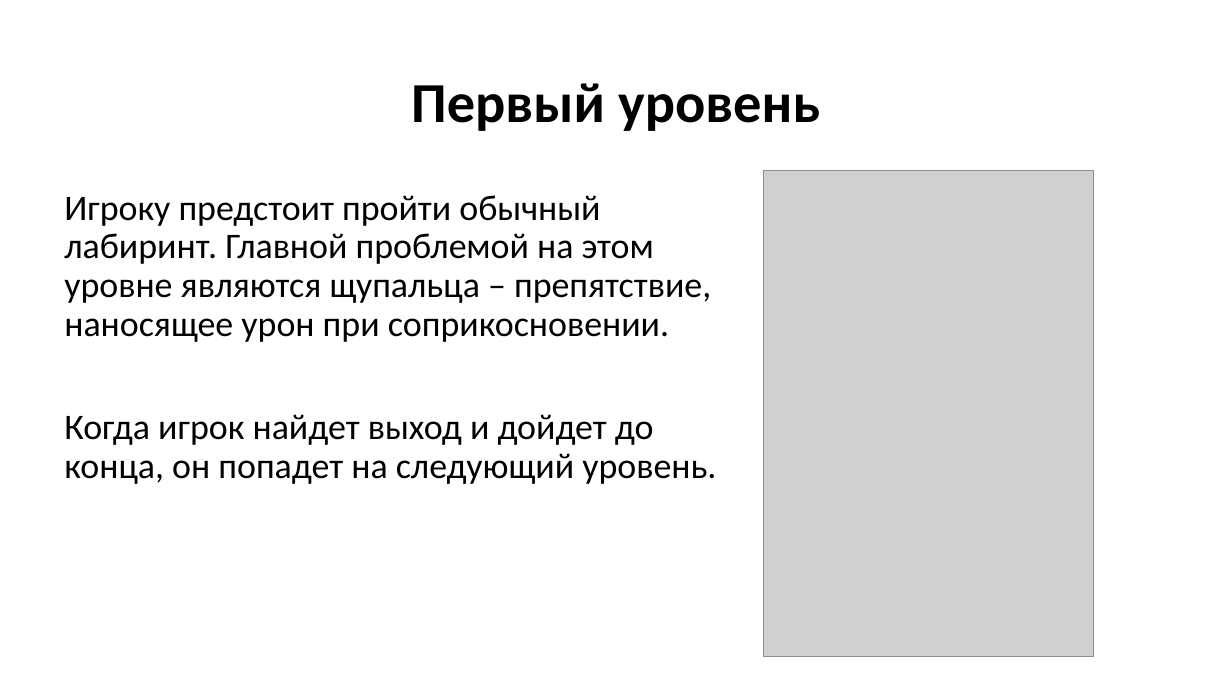
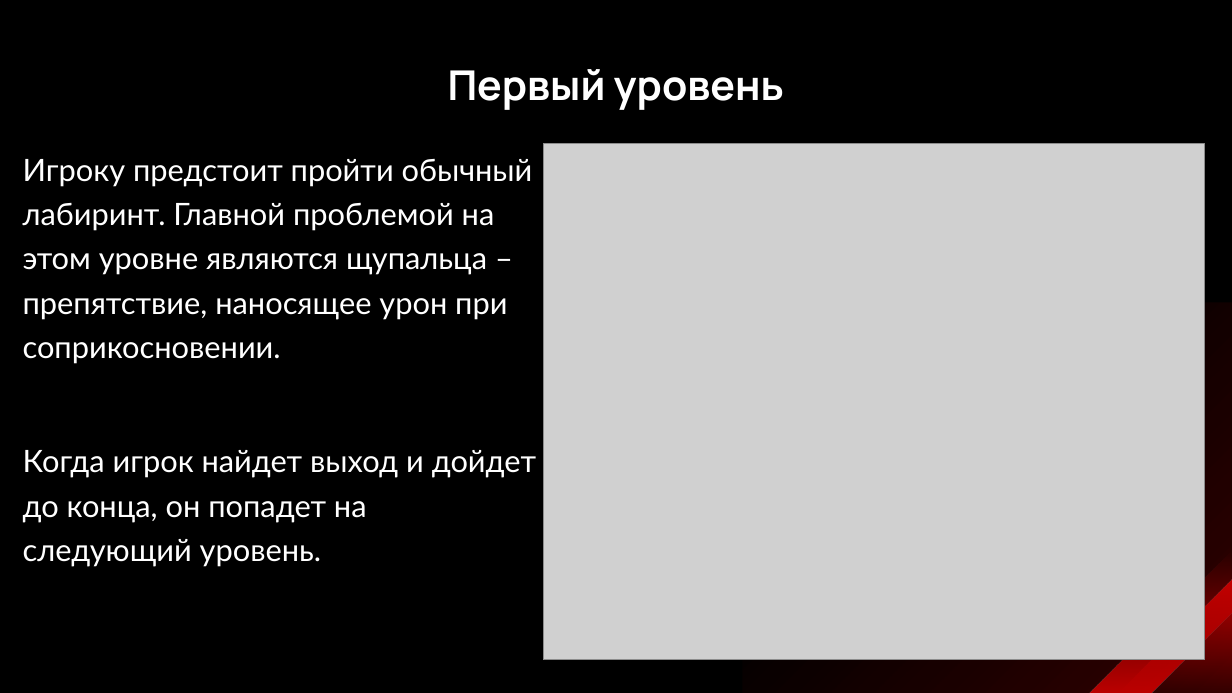
Before and after one commit to Vinipulya/The-story-of-the-Warrior-Cat, a slide deck: slide 3 of Презентация.pptx. Drawn at 1232x693 pixels with LibreOffice and Linux fonts; fonts in the diff are those of the drawing; grey boxes stand for pictures. Boxes give left, top, right and bottom in pixels: in the first picture for what was removed or moved away, otherwise in the second. Text is boxed around its words. In the diff, an @@ line names an element or a change of style, - is before the commit and + after.

```diff
--- a/Презентация.pptx
+++ b/Презентация.pptx
@@ background #FFFFFF to #000000 @@
@@ title "Первый уровень": place and size @@
-title "Первый уровень" at [411,83,820,131]
+title "Первый уровень" at [448,69,784,110]
@@ title "Первый уровень" at [448,69,784,110]: size 44 to 32 pt, font Calibri to Manrope, text colour #000000 to #FFFFFF; line spacing 0.9 to 1; vertical alignment middle to bottom @@
@@ text "Игроку предстоит пройти обычный лабиринт. ...": place and size @@
-text "Игроку предстоит пройти обычный лабиринт. ..." at [64,195,716,484]
+text "Игроку предстоит пройти обычный лабиринт. ..." at [23,159,536,567]
@@ text "Игроку предстоит пройти обычный лабиринт. ..." at [23,159,536,567]: size 28 to 24 pt, font Calibri to Lato, text colour #000000 to #FFFFFF; line spacing 0.9 to 1.2 @@
@@ picture added at [543,143,1205,661] @@
@@ picture removed at [763,171,1093,656] @@
@@ rectangle added at [743,303,1232,693], fill gradient #FE0000 @@
@@ freeform shape added at [1089,549,1232,693], fill gradient #FE0000 @@
@@ freeform shape added at [1118,579,1232,693], fill gradient #FE0000 @@
```
Also in this commit, not shown: 4 other slides changed, 2 slides added, 2 slides removed, 1 other file.
